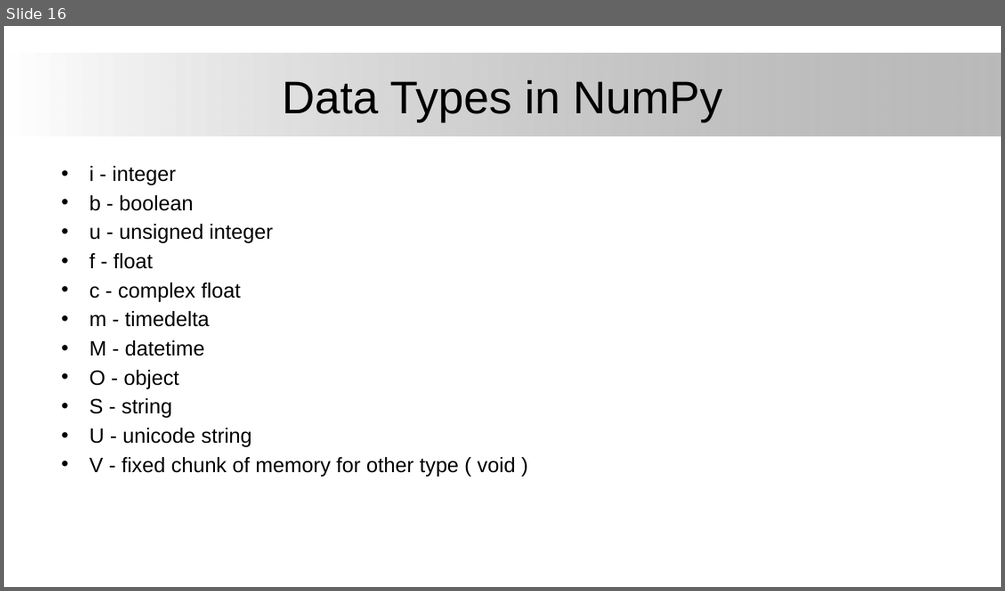
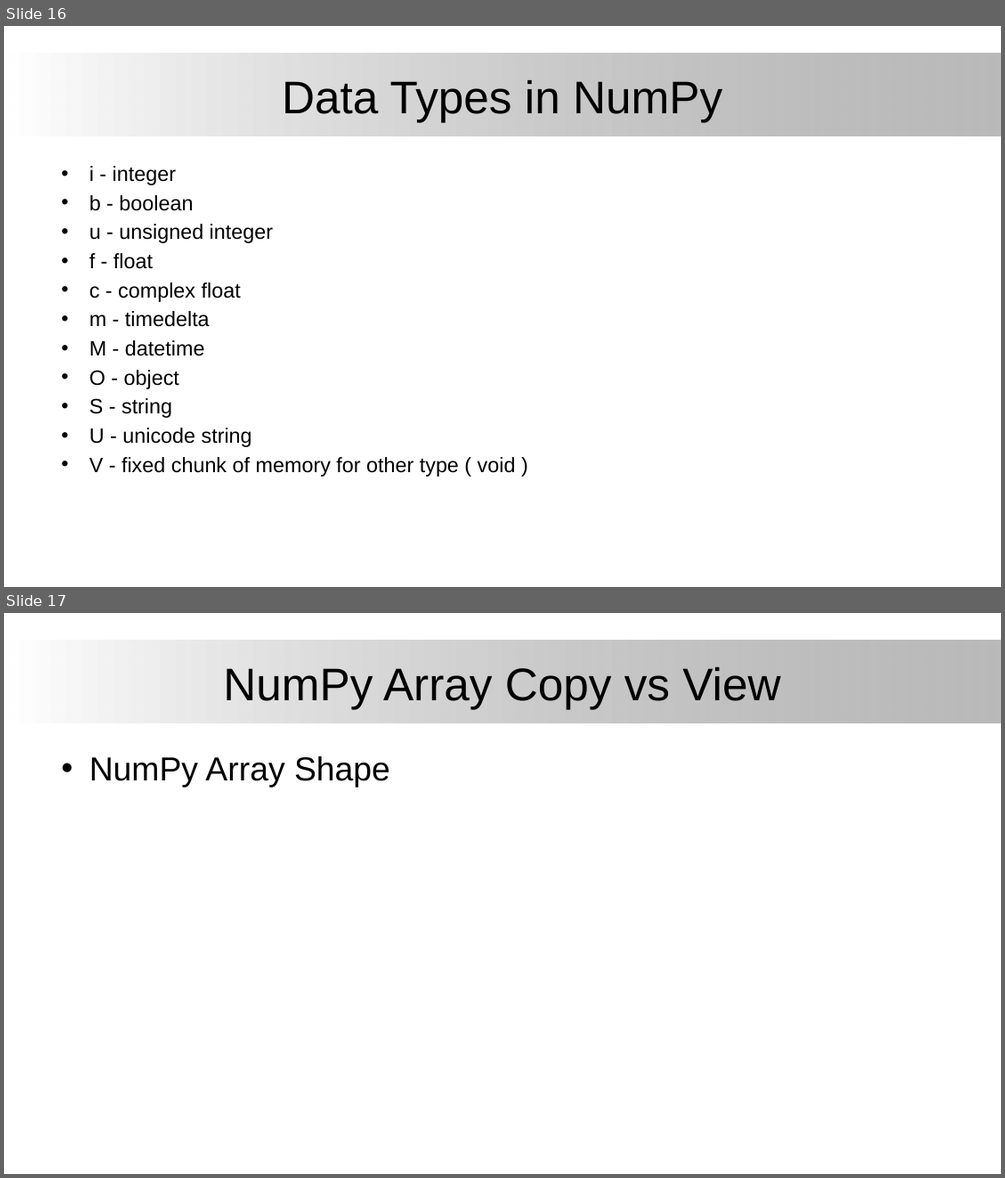
Before and after one commit to firstmentor/python-sql, a slide deck: Python Numpy.pptx. Shown one above the other, each under a label of ours: slide 16 before the commit, slides 16 and 17 after it. The pictures are 1005x591 and 1005x1178 pixels, drawn with LibreOffice and Linux fonts; fonts in the diff are those of the drawing; background and template pictures are left out. Boxes give left, top, right and bottom in pixels: in the first picture for what was removed or moved away, otherwise in the second. Text is boxed around its words. In the diff, an @@ line names an element or a change of style, - is before the commit and + after.

```diff
--- a/Python Numpy.pptx
+++ b/Python Numpy.pptx
@@ slide 17 added at (4,613,1001,1174), background #FFFFFF; not listed: 1 template element that a slide beside it also shows @@
@@ title added at (223,667,780,709), 44 pt, text #000000 @@
+NumPy Array Copy vs View
@@ text added at (89,756,390,787), 32 pt, text #000000 @@
+• NumPy Array Shape
```
Also in this commit, not shown: 10 other files.
